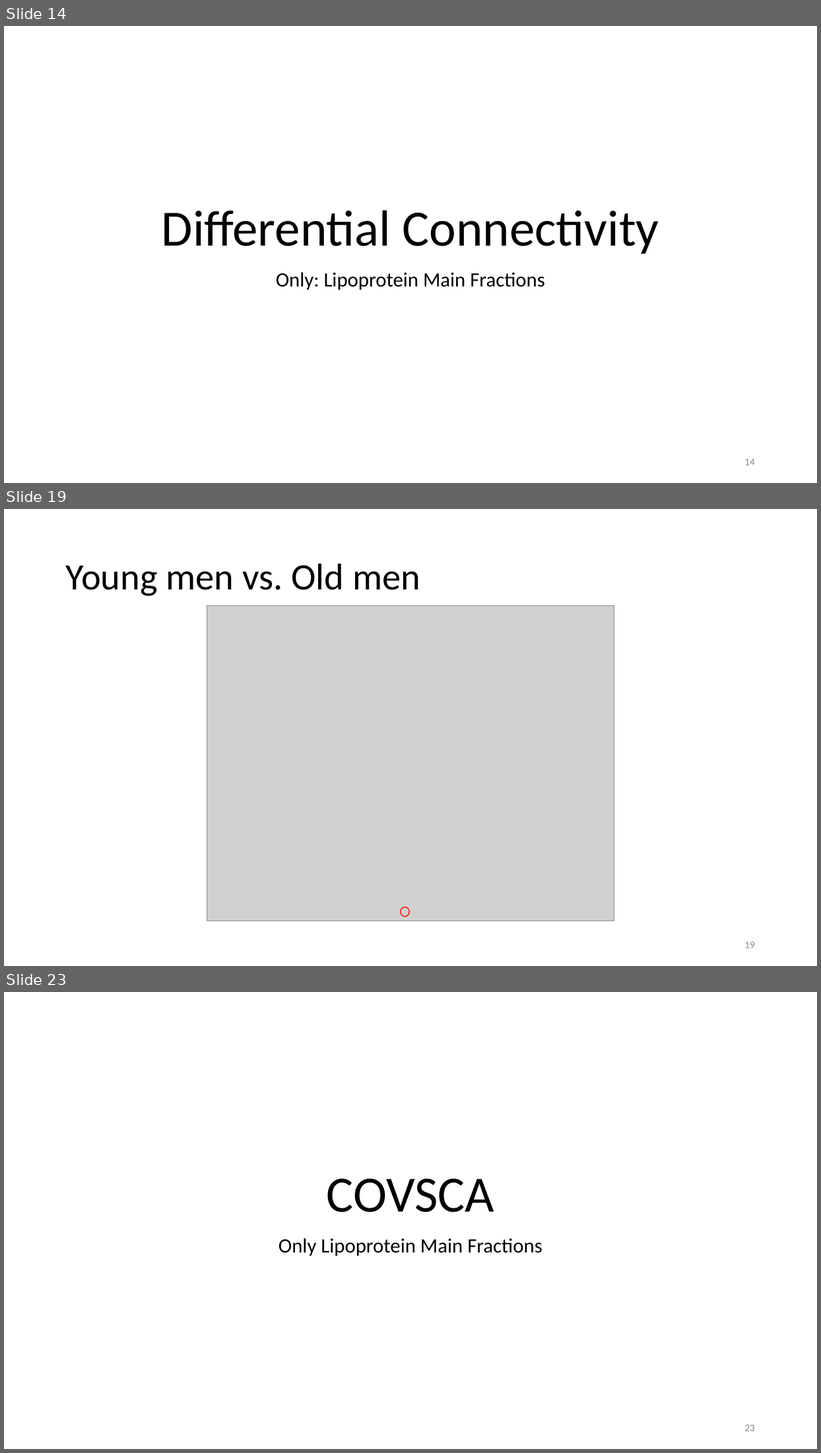
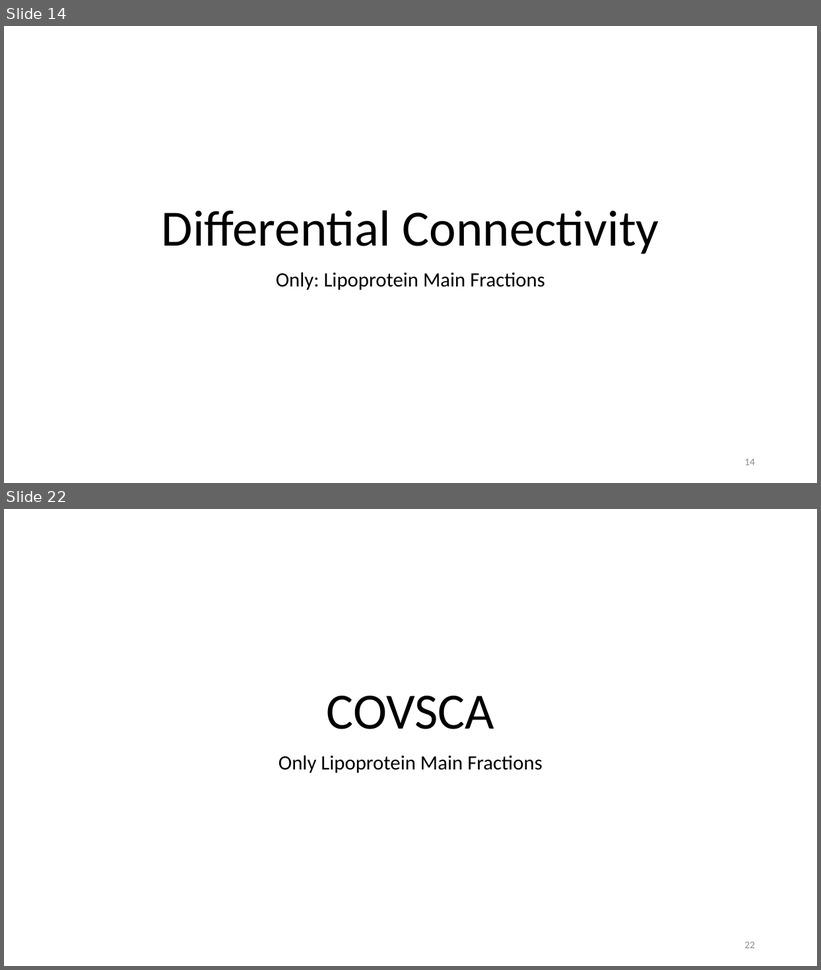
Before and after one commit to Yasmijnb/Git_Research-Practice, a slide deck: Results.pptx. Shown one above the other, each under a label of ours: slides 14, 19 and 23 before the commit, slides 14 and 22 after it; the slides between them are not shown. The pictures are 821x1453 and 821x970 pixels, drawn with LibreOffice and Linux fonts; fonts in the diff are those of the drawing; grey boxes stand for pictures. Boxes give left, top, right and bottom in pixels: in the first picture for what was removed or moved away, otherwise in the second. Text is boxed around its words. In the diff, an @@ line names an element or a change of style, - is before the commit and + after.

```diff
--- a/Results.pptx
+++ b/Results.pptx
@@ slide 19 removed at [4, 509, 817, 966], background #FFFFFF @@
@@ title removed at [66, 563, 420, 596] @@
-Young men vs. Old men
@@ picture removed at [207, 606, 614, 921] @@
@@ ellipse removed at [401, 908, 410, 917] @@
@@ page number removed at [745, 942, 755, 949] @@
-19
@@ what was slide 23 is now slide 22 @@
@@ page number at [745, 942, 755, 949]: text changed @@
-23
+22
```
Also in this commit, not shown: 2 slides changed, 9 slides added, 8 other slides removed, 4 other files.
